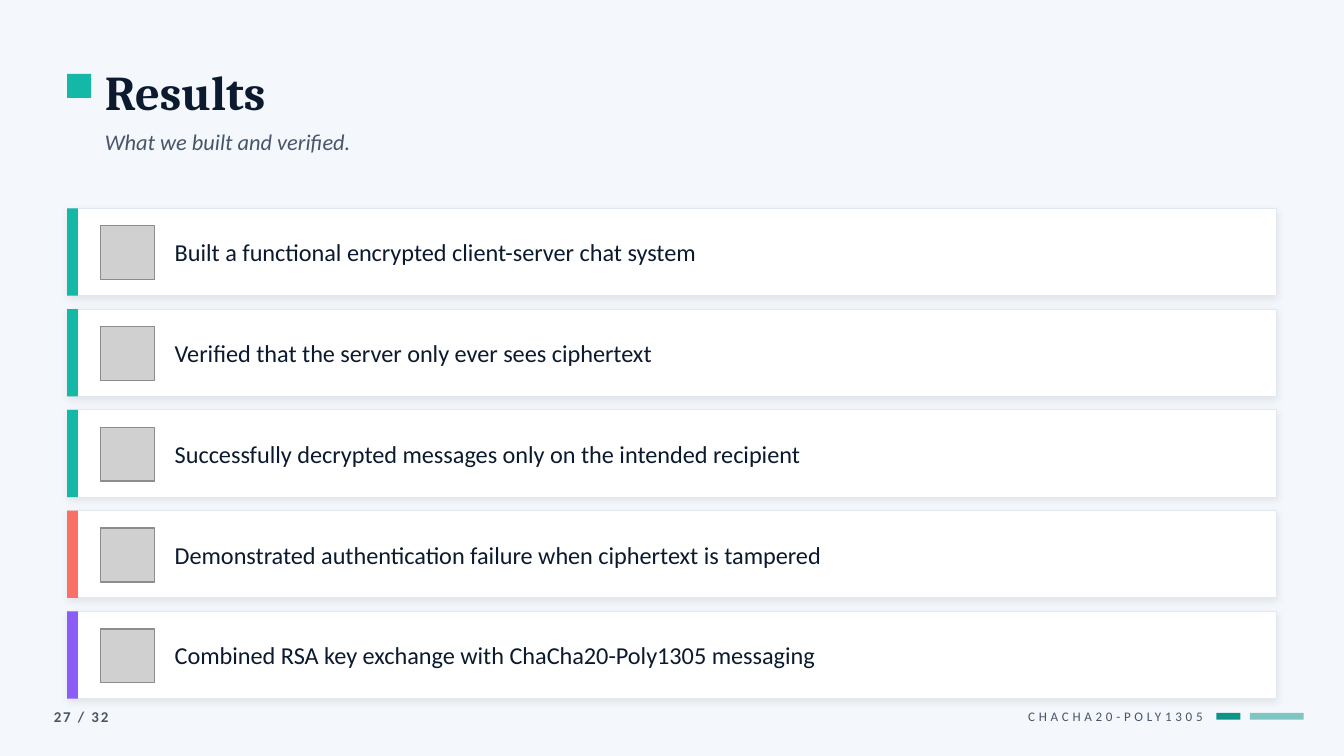
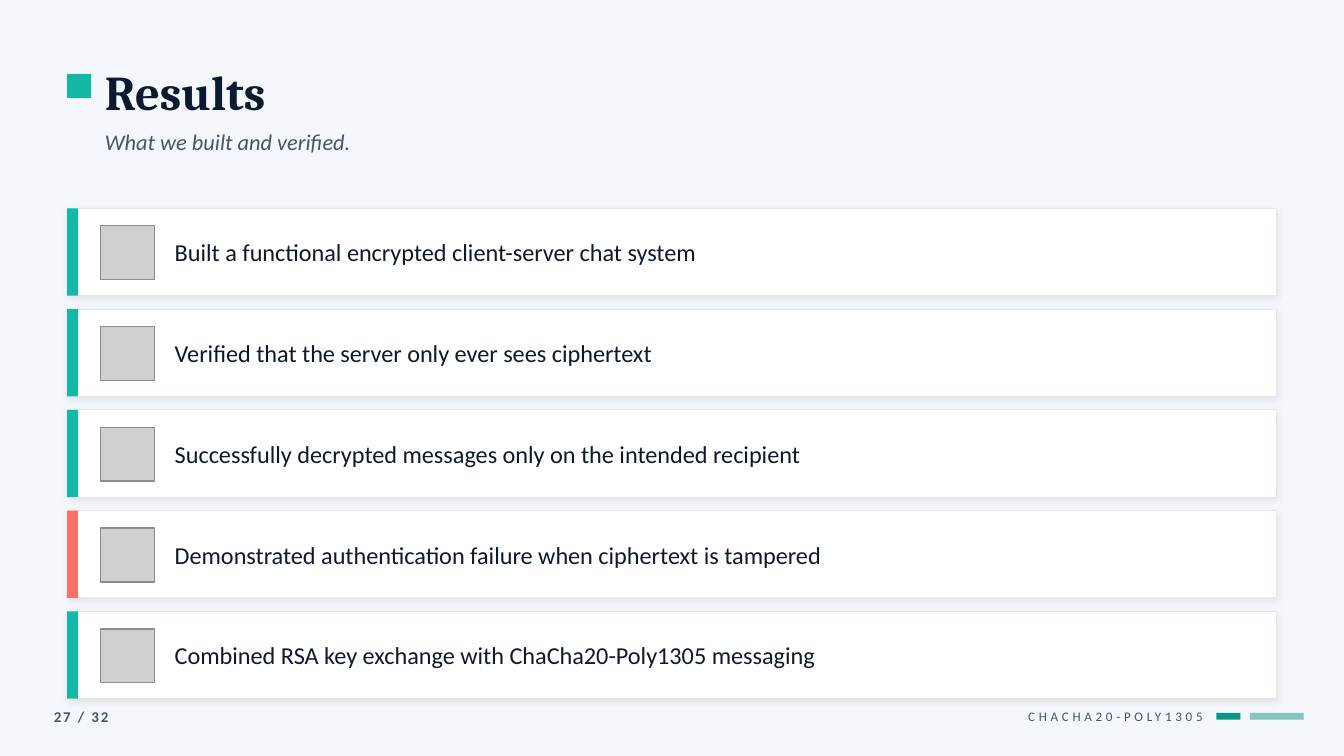
Before and after one commit to AidanLevy05/MATH447-ChatRoom, a slide deck: slide 27 of PowerPoint/MATH_447_Final_Polished.odp. Drawn at 1344x756 pixels with LibreOffice and Linux fonts; fonts in the diff are those of the drawing; grey boxes stand for pictures. Boxes give left, top, right and bottom in pixels: in the first picture for what was removed or moved away, otherwise in the second. Text is boxed around its words. In the diff, an @@ line names an element or a change of style, - is before the commit and + after.

```diff
--- a/PowerPoint/MATH_447_Final_Polished.odp
+++ b/PowerPoint/MATH_447_Final_Polished.odp
@@ rectangle at <box>67,612,78,699</box>: fill #8B5CF6 to #14B8A6 @@
```
Also in this commit, not shown: 3 other slides changed.
